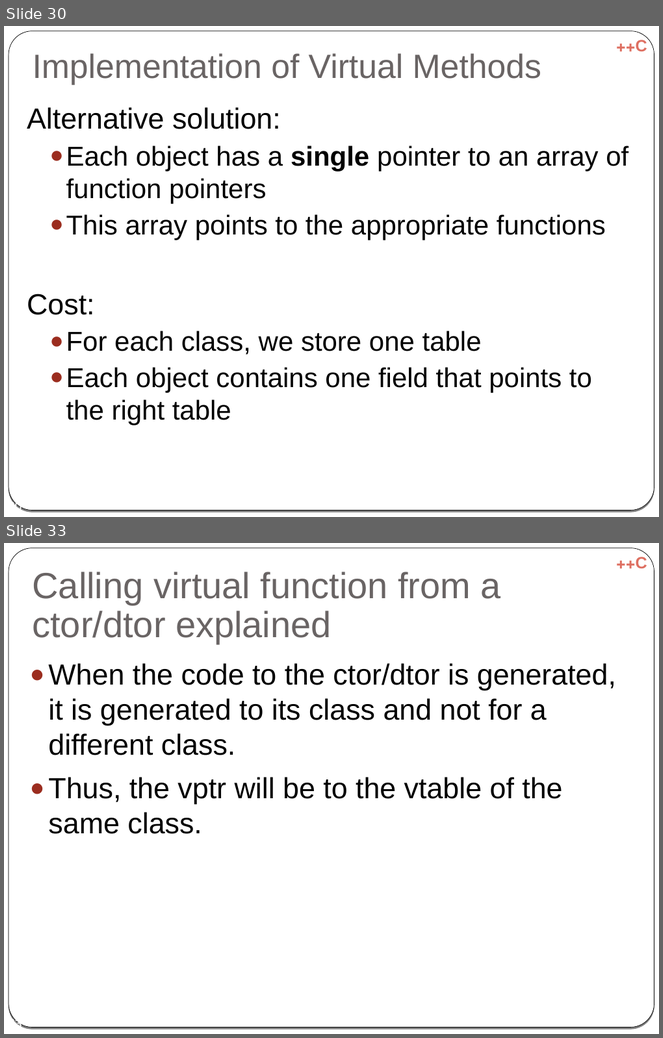
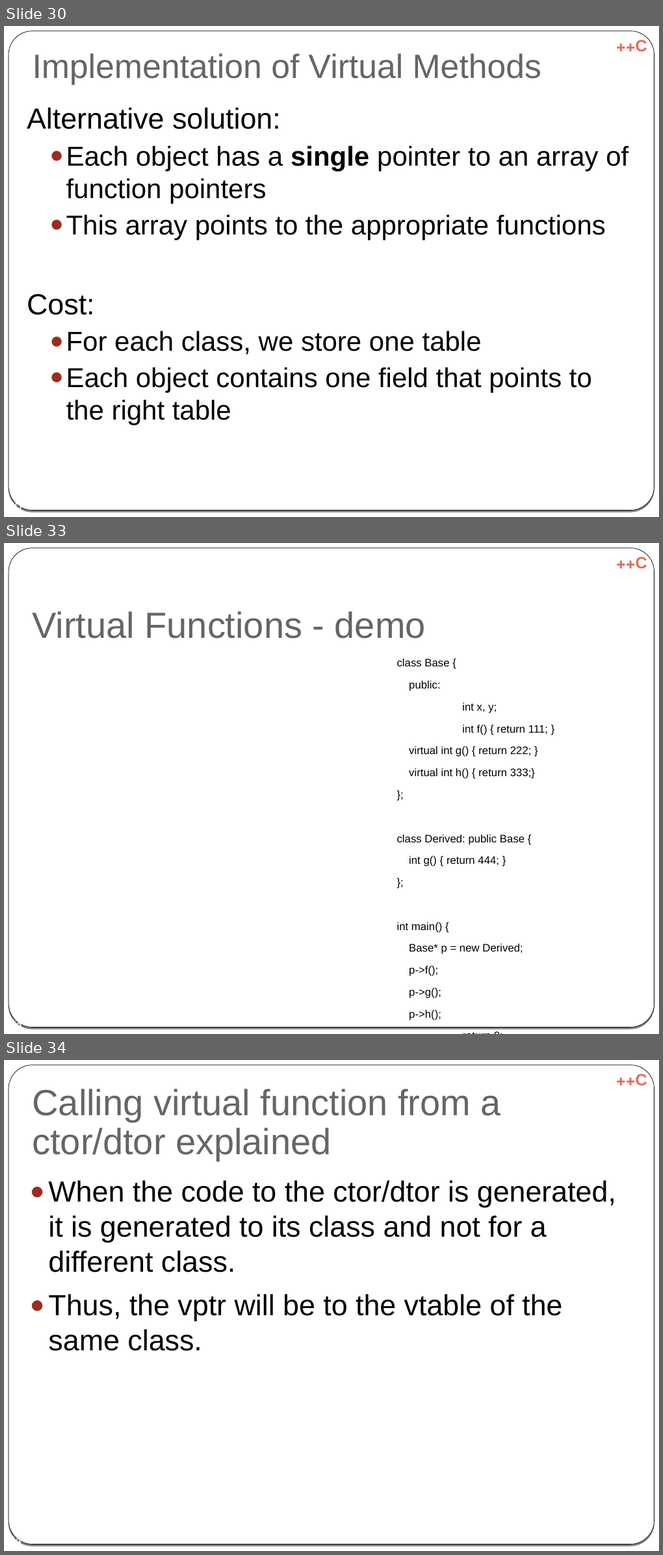
Before and after one commit to cpp-at-ariel/cpp-5778, a slide deck: week06-inheritance/slides-virtual.odp. Shown one above the other, each under a label of ours: slides 30 and 33 before the commit, slides 30, 33 and 34 after it; the slides between them are not shown. The pictures are 663x1038 and 663x1555 pixels, drawn with LibreOffice and Linux fonts; fonts in the diff are those of the drawing. Boxes give left, top, right and bottom in pixels: in the first picture for what was removed or moved away, otherwise in the second. Text is boxed around its words. In the diff, an @@ line names an element or a change of style, - is before the commit and + after.

```diff
--- a/week06-inheritance/slides-virtual.odp
+++ b/week06-inheritance/slides-virtual.odp
@@ slide 33 added at [4, 543, 659, 1034], background gradient #000000 to #FFFFFF; not listed: 3 template elements that a slide beside it also shows @@
@@ title added at [33, 611, 426, 639], 40 pt, text #696464 @@
+Virtual Functions - demo
@@ text added at [397, 659, 548, 1021], 12 pt, text #000000 @@
+class Base {
+public:
+int x, y;
+int f() { return 111; }
+virtual int g() { return 222; }
+virtual int h() { return 333;}
+};
+class Derived: public Base {
+int g() { return 444; }
+};
+int main() {
+Base* p = new Derived;
+p->f();
+p->g();
+p->h();
+return 0;
+}
@@ page number added at [8, 1018, 22, 1027], 14 pt, text #FFFFFF @@
+33
@@ what was slide 33 is now slide 34 @@
@@ page number at [8, 1535, 22, 1544]: text changed @@
-33
+34
```
Also in this commit, not shown: 1 slide changed, 1 other file.
